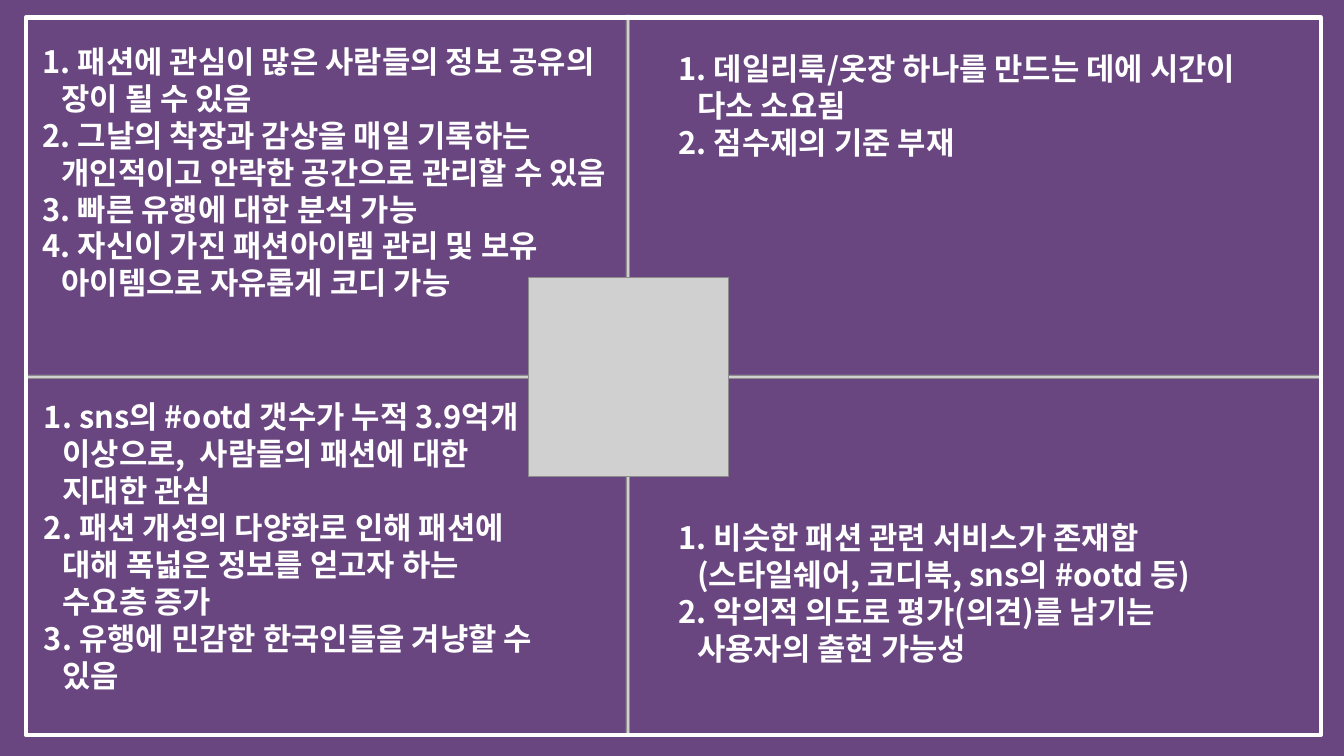
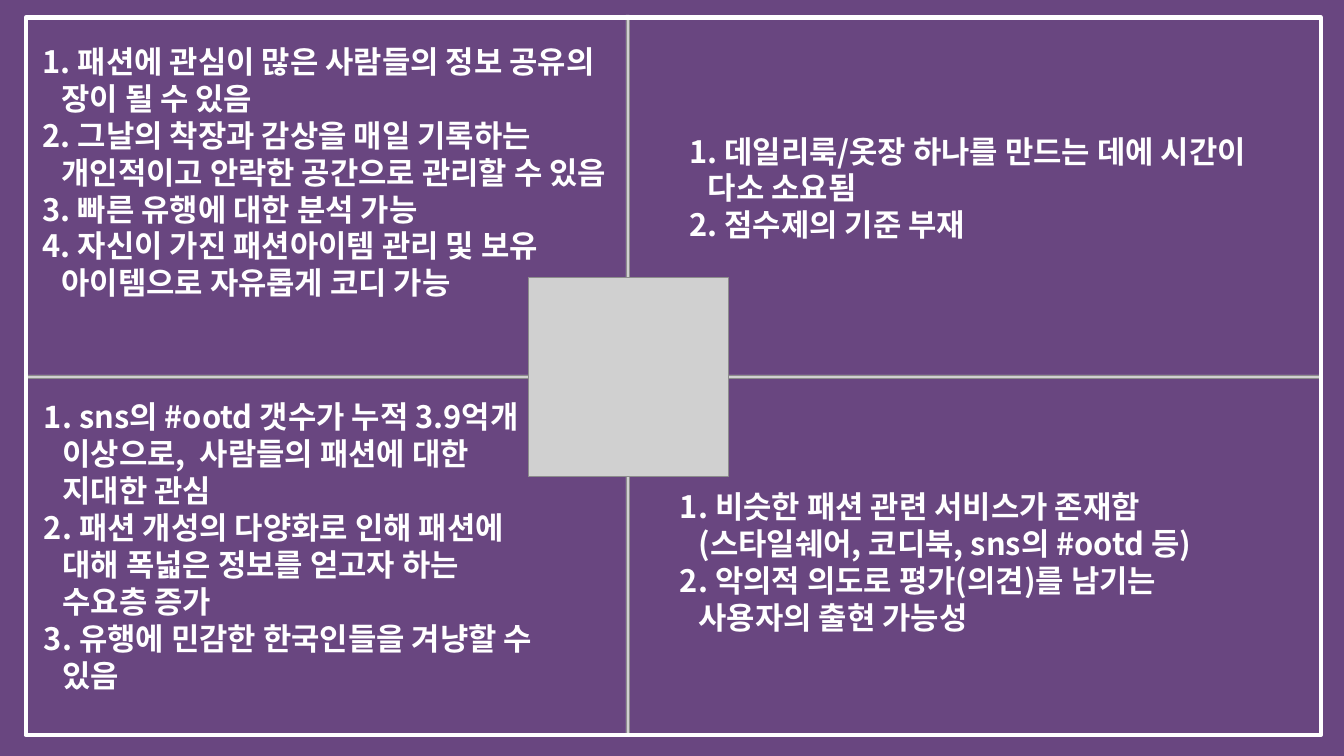
Before and after one commit to bitnarii/YMPM, a slide deck: slide 5 of 기획서/5조 Fit-back.pptx. Drawn at 1344x756 pixels with LibreOffice and Linux fonts; fonts in the diff are those of the drawing; grey boxes stand for pictures. Boxes give left, top, right and bottom in pixels: in the first picture for what was removed or moved away, otherwise in the second. Text is boxed around its words. In the diff, an @@ line names an element or a change of style, - is before the commit and + after.

```diff
--- a/기획서/5조 Fit-back.pptx
+++ b/기획서/5조 Fit-back.pptx
@@ text "1. 데일리룩/옷장 하나를 만드는 데에 ...": place and size @@
-text "1. 데일리룩/옷장 하나를 만드는 데에 ..." at [679,54,1235,157]
+text "1. 데일리룩/옷장 하나를 만드는 데에 ..." at [689,137,1246,239]
@@ text "1. 비슷한 패션 관련 서비스가 ...": place and size @@
-text "1. 비슷한 패션 관련 서비스가 ..." at [679,523,1190,663]
+text "1. 비슷한 패션 관련 서비스가 ..." at [680,492,1192,632]
```
Also in this commit, not shown: 1 other slide changed.
